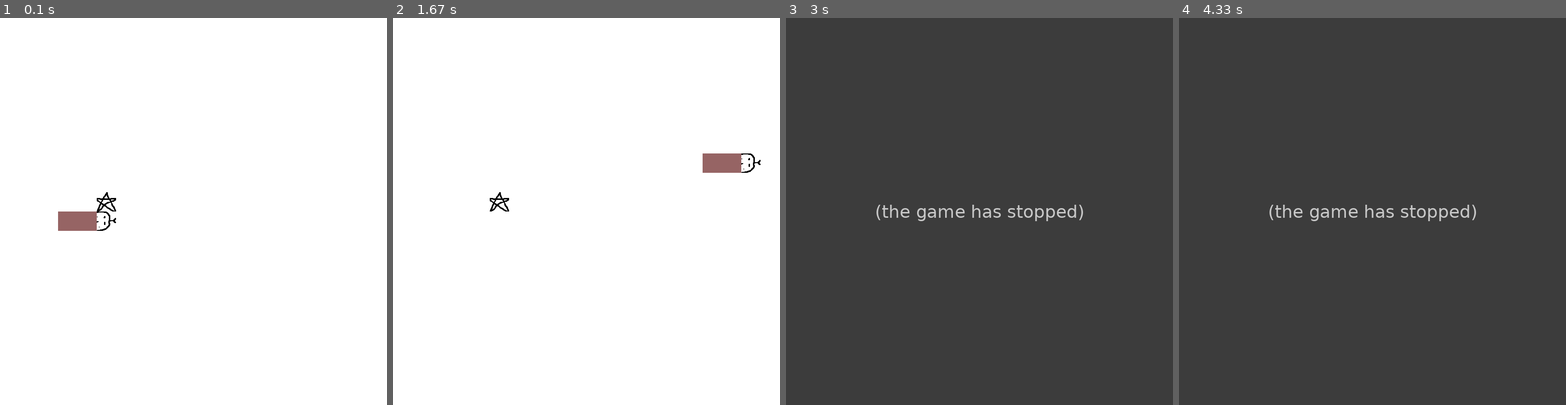
Above: before the commit, frames 1-4 (left to right).
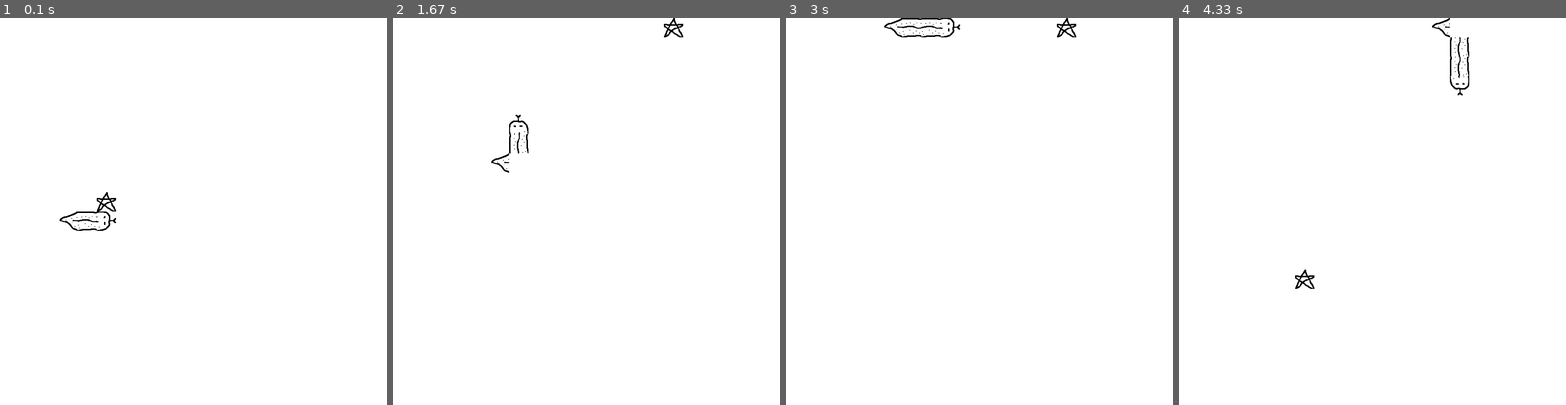
Above: after the commit, the same moments.

Repository: MadeWithCaneSugar/PygameProject
Game: pygame game, started from prime.py
The game is run twice, just before and just after one commit, with the same random seed, the same clock (stepped at 60 frames per second) and the same inputs.
Inputs:
- Up to frame 1 (0.1 s): no input
- Up to frame 2 (1.67 s): hold Right 0.33-0.8 s; hold Up 0.83-1.13 s; hold Right 1.17-1.63 s
- Up to frame 3 (3 s): hold Left 1.67-2.2 s; hold Down 2.23-2.53 s; hold Left 2.57-2.97 s
- Up to frame 4 (4.33 s): hold Right 3.4-4.03 s; hold Down from 4.07 s (still down)

The runs differ from the first frame. In frame 1, 0.5% of the frame differs, in the area x 15-25%, y 50-55%; in frame 2, 0.9%; in frame 3, 100%, in the area x 0-100%, y 0-100%; in frame 4, 100%.
Before the commit the program exited at 1.95 s; later frames show no game.

Commit message:
finished sprites. Hopefully moving on to a title screen and game over screen

Diff:
--- a/components/player.py
+++ b/components/player.py
@@ -11,6 +11,7 @@
         self.direction = Vector2(1,0)
         self.new_block = False
 
+        # NOT DOING CORNERS, NO GODDAMN TIME
         self.snake_head_right = config.snake_head_sprite
         self.snake_head_left = pygame.transform.rotate(config.snake_head_sprite, 180)
         self.snake_head_up = pygame.transform.rotate(config.snake_head_sprite, 90)
@@ -26,24 +27,23 @@
 
     def draw_player(self):
         self.update_head_graphics()
+        self.update_butt_graphics()
 
         for index, block in enumerate(self.body):
             y_pos = block.y * config.cell_size
             x_pos = block.x * config.cell_size
             block_rect = pygame.Rect(x_pos, y_pos, config.cell_size, config.cell_size)
-
             if index == 0:
                 screen.blit(self.head, block_rect)
+            elif index == len(self.body) - 1:
+                screen.blit(self.butt, block_rect)
             else:
-                pygame.draw.rect(screen, (150,100,100), block_rect)
-
-
-            # # creating a rectangle
-            # y_pos = block.y * config.cell_size
-            # x_pos = block.x * config.cell_size
-            # block_rect = pygame.Rect(x_pos, y_pos, config.cell_size, config.cell_size)
-            # # drawing a rectangle
-            # pygame.draw.rect(config.screen, (0,0,255), block_rect)
+                previous_block = self.body[index + 1] - block
+                next_block = self.body[index - 1] - block
+                if previous_block.x == next_block.x:
+                    screen.blit(self.snake_body_vertical, block_rect)
+                if previous_block.y == next_block.y:
+                    screen.blit(self.snake_body_horizontal, block_rect)
 
     def player_target(self, dx, dy):
         if self.body[0][0] > dx:
@@ -77,14 +77,32 @@
     def update_head_graphics(self):
         head_relation = self.body[1] - self.body[0]
         if head_relation == Vector2(1,0):
-            print("left")
             self.head = self.snake_head_left
         elif head_relation == Vector2(-1,0):
-            print("right")
             self.head = self.snake_head_right
         elif head_relation == Vector2(0,1):
-            print("up")
             self.head = self.snake_head_up
         elif head_relation == Vector2(0,-1):
-            print("down")
             self.head = self.snake_head_down
+
+    def update_butt_graphics(self):
+        butt_relation = self.body[-1] - self.body[-2]
+        if butt_relation == Vector2(1,0):
+            self.butt = self.snake_butt_left
+        elif butt_relation == Vector2(-1,0):
+            self.butt = self.snake_butt_right
+        elif butt_relation == Vector2(0,1):
+            self.butt = self.snake_butt_up
+        elif butt_relation == Vector2(0,-1):
+            self.butt = self.snake_butt_down
+
+    def update_body_graphics(self):
+        body_relation = self.body[1] - self.body[-2]
+        if body_relation == Vector2(1,0):
+            self.body = self.snake_body_left
+        elif body_relation == Vector2(-1,0):
+            self.body = self.snake_body_right
+        elif body_relation == Vector2(0,1):
+            self.body = self.snake_body_up
+        elif body_relation == Vector2(0,-1):
+            self.body = self.snake_body_down
--- a/config.py
+++ b/config.py
@@ -11,11 +11,11 @@
 clock = pygame.time.Clock()
 
 # setting how quickly the screen updates in ms (lower number means faster updates)
-max_speed = 100
+max_speed = 150
 
 # maximum frame rate of the game.
 # no easily implemented minimum unfortunately
-max_frames = clock.tick(60)
+max_frames = clock.tick(30)
 
 # sprites
 point_sprite = pygame.transform.scale(pygame.image.load("./graphics/point.png").convert_alpha(), (cell_size, cell_size))
--- a/main.py
+++ b/main.py
@@ -16,7 +16,7 @@
         self.player.move()
         # self.computer.move()
         self.check_player_collision()
-        # self.player.player_target(self.point.pos[0], self.point.pos[1])
+        self.player.player_target(self.point.pos[0], self.point.pos[1])
         self.check_fail()
         # self.check_computer_collision()
         # self.computer.computer_target(self.point.pos[0], self.point.pos[1])
Binary file added: graphics/square.png
Not shown, removed: graphics/Pixel Art Collection.zip
